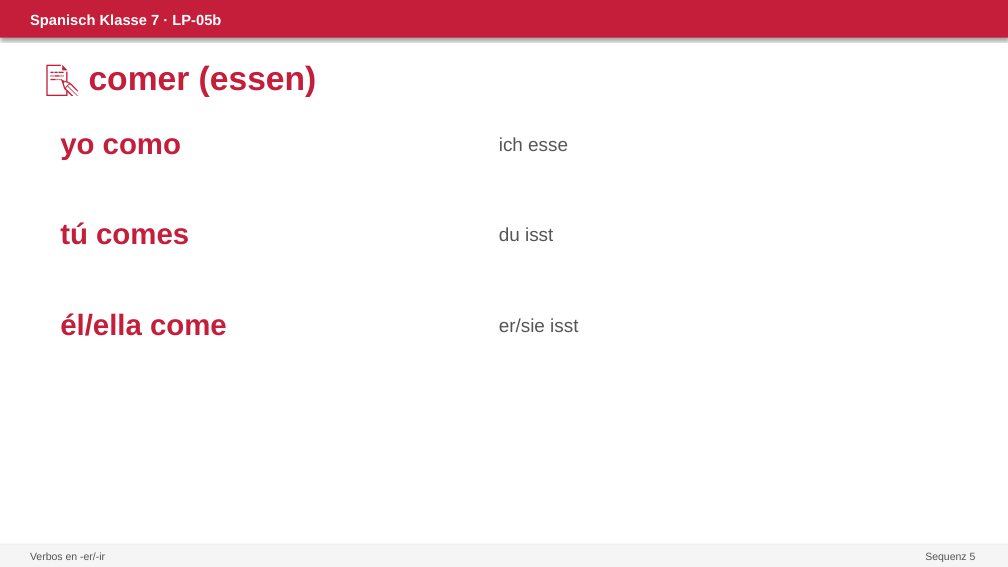
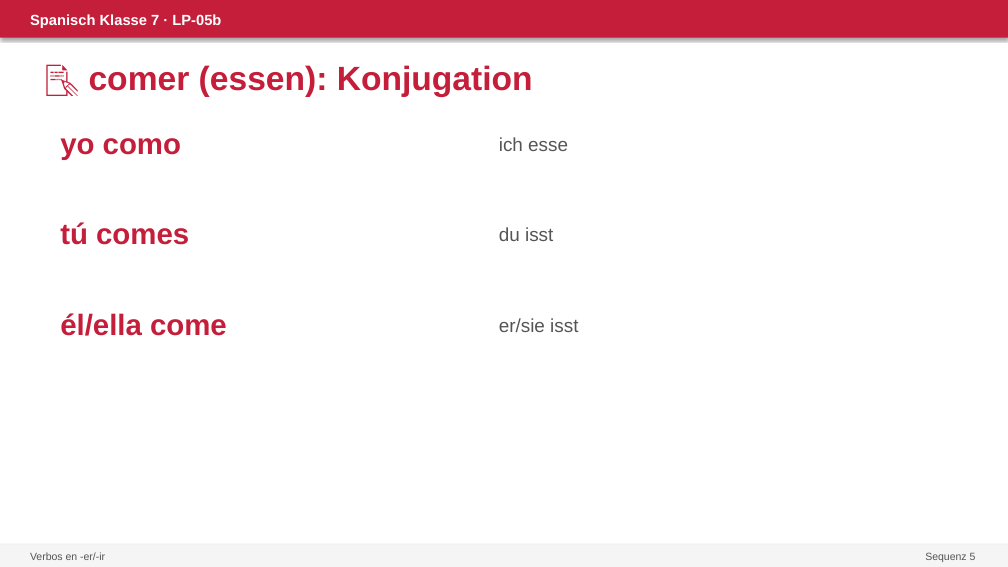
Before and after one commit to devbox42/sciencesim, a slide deck: slide 3 of projects/spanisch/kl07/sequenz-05-tiempo-libre/05b-verbos-er-ir/PPT-05b.pptx (slide 2 before the commit). Drawn at 1008x567 pixels with LibreOffice and Linux fonts; fonts in the diff are those of the drawing. Boxes give left, top, right and bottom in pixels: in the first picture for what was removed or moved away, otherwise in the second. Text is boxed around its words. In the diff, an @@ line names an element or a change of style, - is before the commit and + after.

```diff
--- a/projects/spanisch/kl07/sequenz-05-tiempo-libre/05b-verbos-er-ir/PPT-05b.pptx
+++ b/projects/spanisch/kl07/sequenz-05-tiempo-libre/05b-verbos-er-ir/PPT-05b.pptx
@@ text at (x1=89, y1=65, x2=533, y2=97): text changed @@
-📝 comer (essen)
+📝 comer (essen): Konjugation
```
Also in this commit, not shown: 3 other slides changed, 9 slides added, 32 other files.
